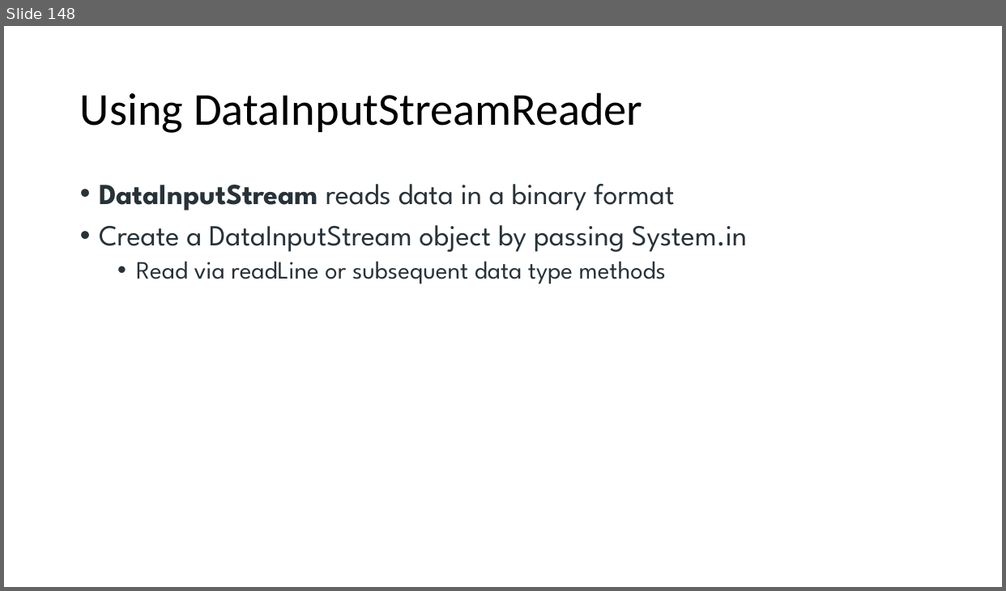
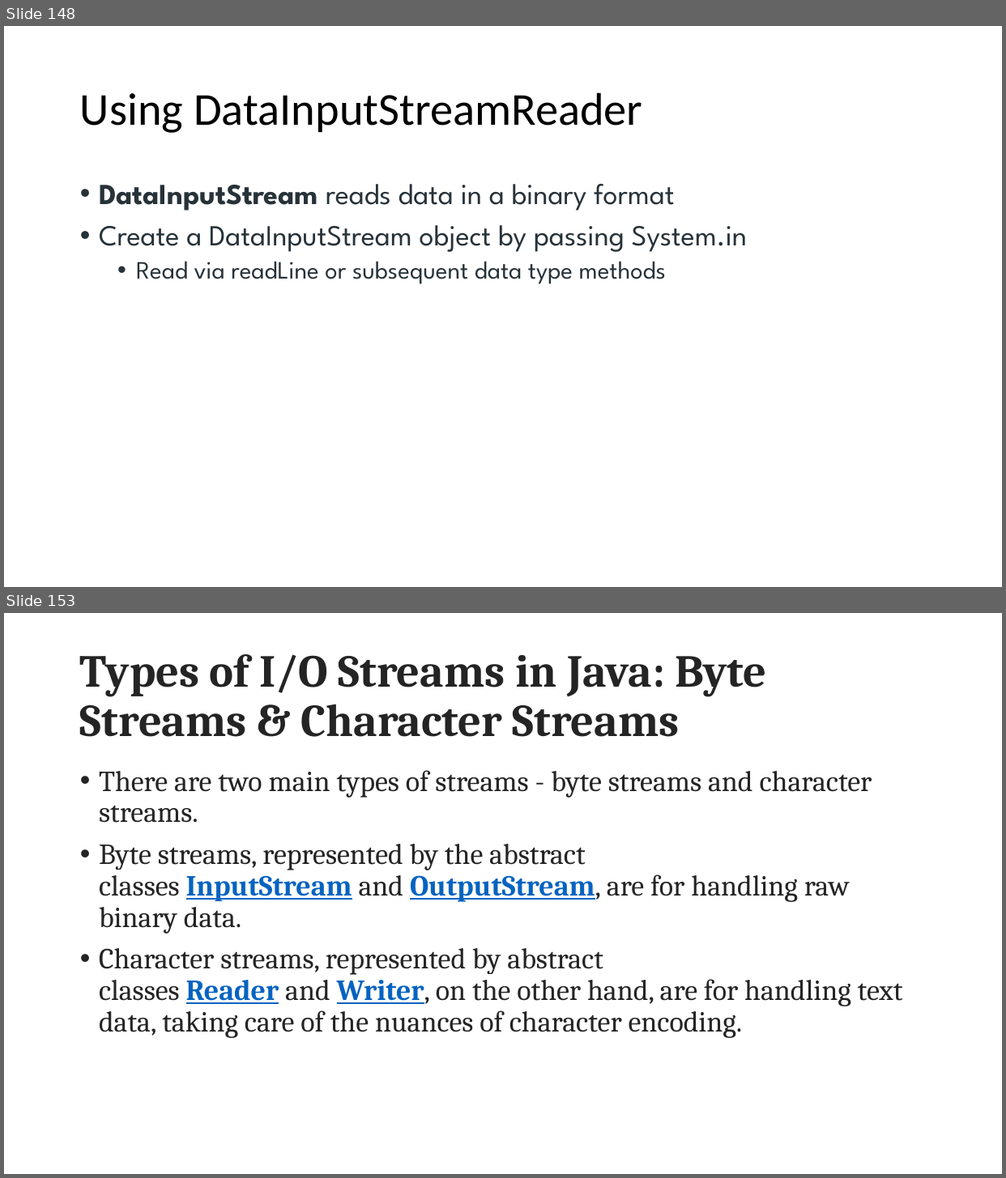
Before and after one commit to maddireddy/Core-Java, a slide deck: Notes/Core_Java.pptx. Shown one above the other, each under a label of ours: slide 148 before the commit, slides 148 and 153 after it; the slides between them are not shown. The pictures are 1006x591 and 1006x1178 pixels, drawn with LibreOffice and Linux fonts; fonts in the diff are those of the drawing. Boxes give left, top, right and bottom in pixels: in the first picture for what was removed or moved away, otherwise in the second. Text is boxed around its words. In the diff, an @@ line names an element or a change of style, - is before the commit and + after.

```diff
--- a/Notes/Core_Java.pptx
+++ b/Notes/Core_Java.pptx
@@ slide 153 added at [4, 613, 1002, 1174], background #FFFFFF @@
@@ title added at [80, 654, 766, 737], 44 pt, text #242424, bold @@
+Types of I/O Streams in Java: Byte Streams & Character Streams
@@ text added at [99, 770, 903, 1038], 28 pt, text #242424 @@
+• There are two main types of streams - byte streams and character streams.
+• Byte streams, represented by the abstract classes InputStream and OutputStream, are for handling raw binary data.
+• Character streams, represented by abstract classes Reader and Writer, on the other hand, are for handling text data, taking care of the nuances of character encoding.
```
Also in this commit, not shown: 30 other slides added, 51 other files.
